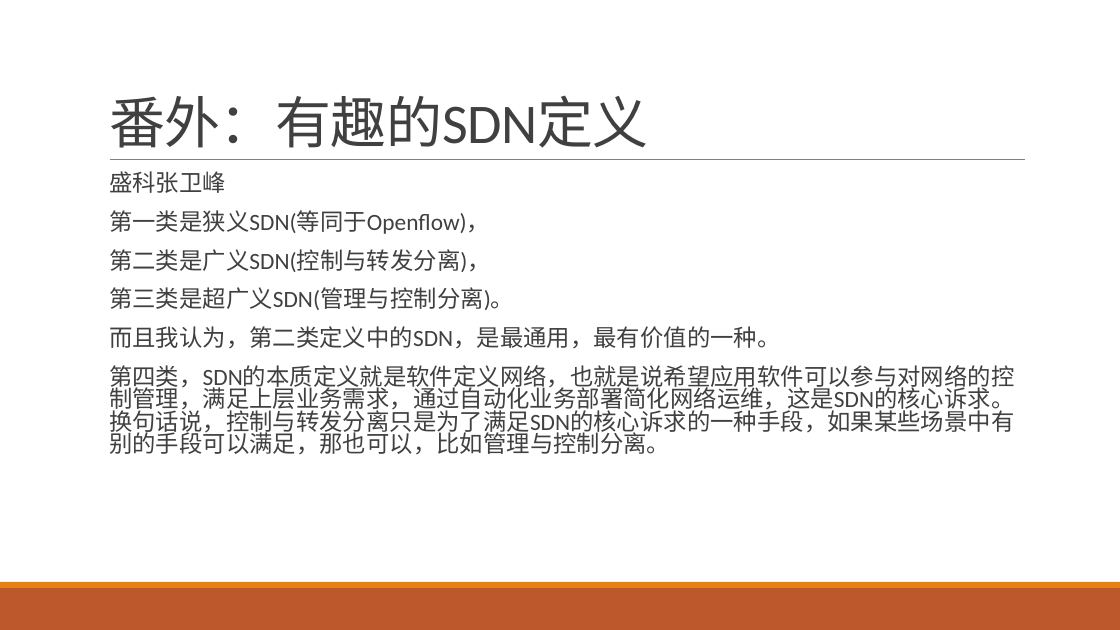
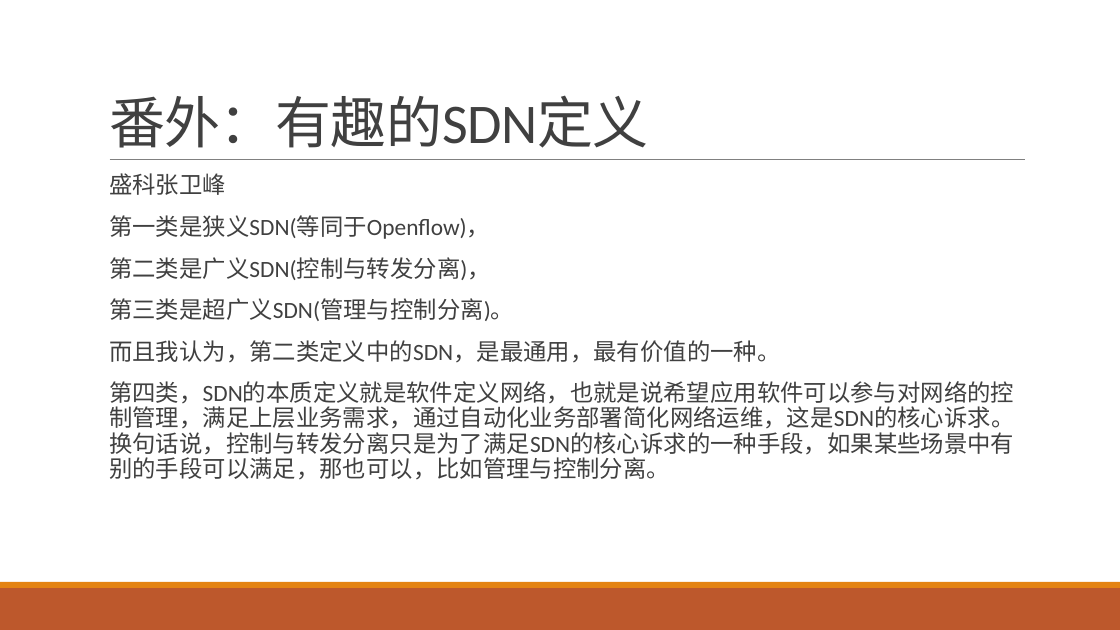
Before and after one commit to gittry1/gittry1.github.io, a slide deck: slide 26 of sysdjsdn/sysdjsdn.pptx. Drawn at 1120x630 pixels with LibreOffice and Linux fonts; fonts in the diff are those of the drawing. Boxes give left, top, right and bottom in pixels: in the first picture for what was removed or moved away, otherwise in the second. Text is boxed around its words. In the diff, an @@ line names an element or a change of style, - is before the commit and + after.

```diff
--- a/sysdjsdn/sysdjsdn.pptx
+++ b/sysdjsdn/sysdjsdn.pptx
@@ text "盛科张卫峰" at (x1=109, y1=173, x2=1014, y2=479): line spacing 0.8 to 0.9 @@
```
Also in this commit, not shown: 2 other slides changed, 40 slides added, 1 other file.
